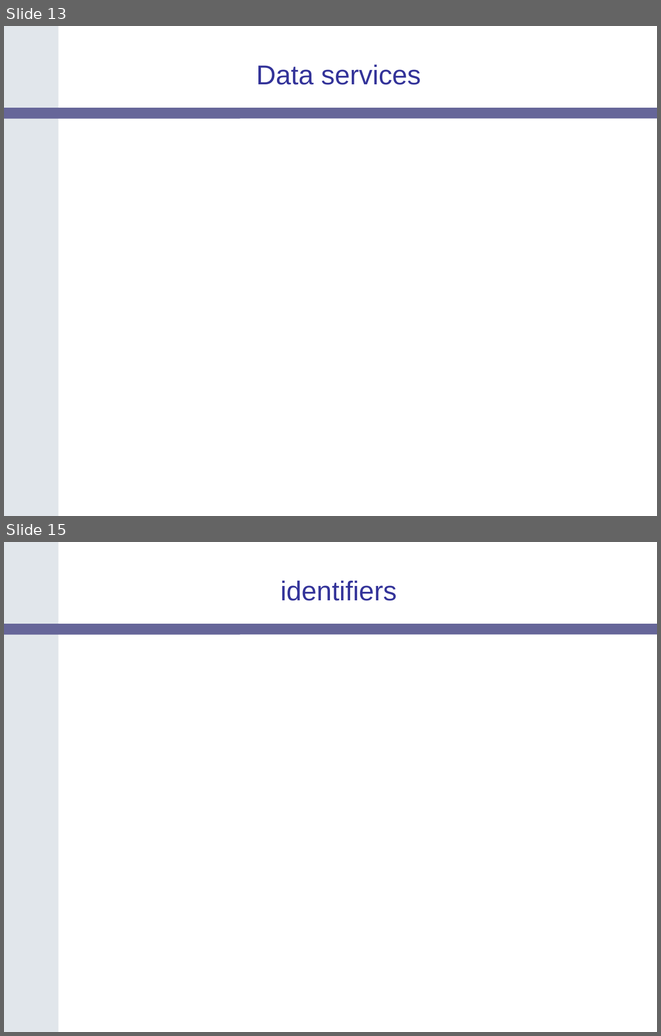
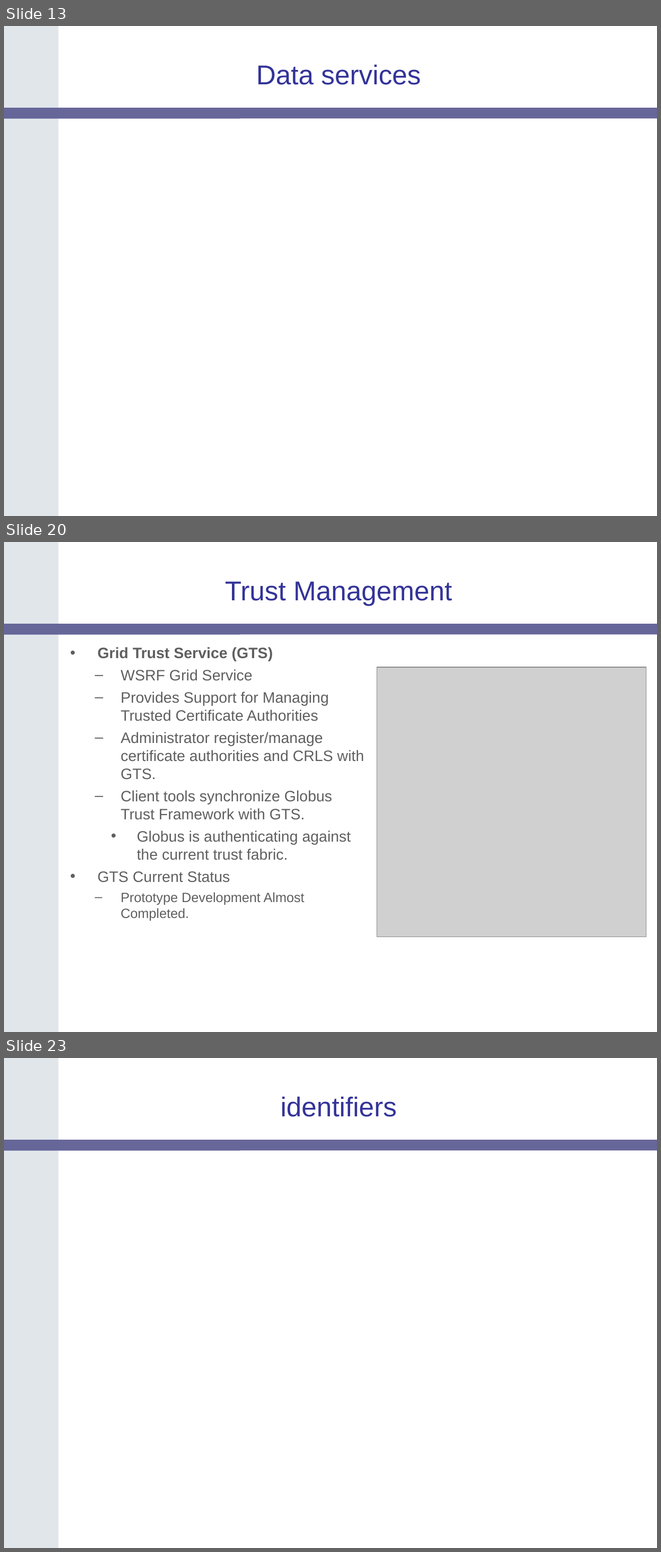
Before and after one commit to NCIP/cagrid-portal, a slide deck: cagrid-1-0/Documentation/presentations/200604_AnnualMeeting/caGrid-1.0-Architecture_caBIG-Annual-Meeting06.ppt. Shown one above the other, each under a label of ours: slides 13 and 15 before the commit, slides 13, 20 and 23 after it; the slides between them are not shown. The pictures are 661x1036 and 661x1552 pixels, drawn with LibreOffice and Linux fonts; fonts in the diff are those of the drawing; grey boxes stand for pictures; background and template pictures are left out. Boxes give left, top, right and bottom in pixels: in the first picture for what was removed or moved away, otherwise in the second. Text is boxed around its words. In the diff, an @@ line names an element or a change of style, - is before the commit and + after.

```diff
--- a/cagrid-1-0/Documentation/presentations/200604_AnnualMeeting/caGrid-1.0-Architecture_caBIG-Annual-Meeting06.ppt
+++ b/cagrid-1-0/Documentation/presentations/200604_AnnualMeeting/caGrid-1.0-Architecture_caBIG-Annual-Meeting06.ppt
@@ slide 20 added at bbox=[4, 542, 657, 1032], background #FFFFFF; not listed: 2 template elements that a slide beside it also shows @@
@@ title added at bbox=[225, 581, 452, 606], 30 pt, text #333399 @@
+Trust Management
@@ text added at bbox=[97, 647, 364, 921], 16.6 pt, text #5F5F5F @@
+• Grid Trust Service (GTS)
+  – WSRF Grid Service
+  – Provides Support for Managing Trusted Certificate Authorities
+  – Administrator register/manage certificate authorities and CRLS with GTS.
+  – Client tools synchronize Globus Trust Framework with GTS.
+    • Globus is authenticating against the current trust fabric.
+• GTS Current Status
+  – Prototype Development Almost Completed.
@@ picture added at bbox=[377, 668, 646, 937] @@
@@ what was slide 15 is now slide 23 @@
```
Also in this commit, not shown: 8 other slides added, 1 slide removed.
